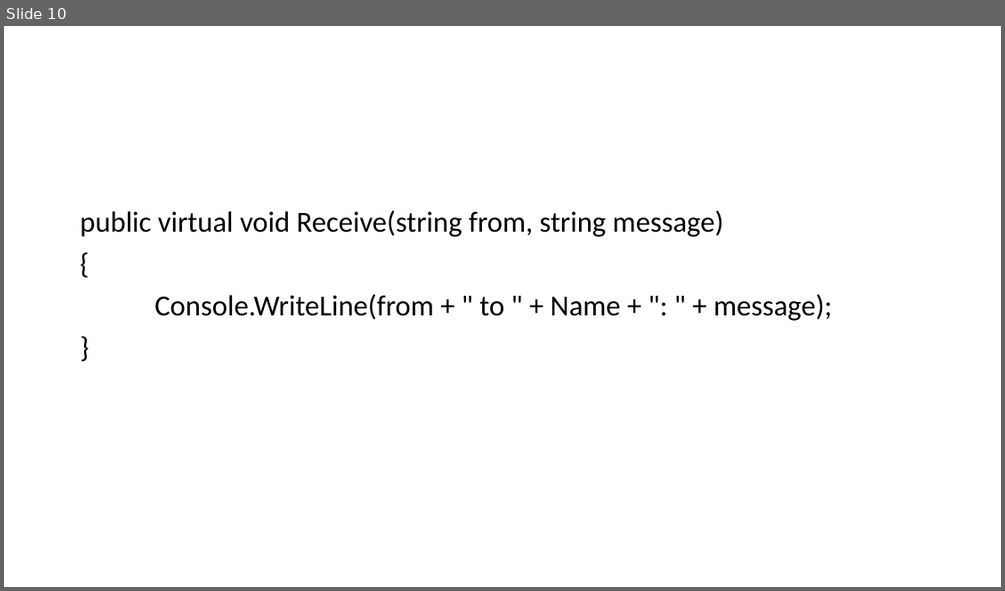
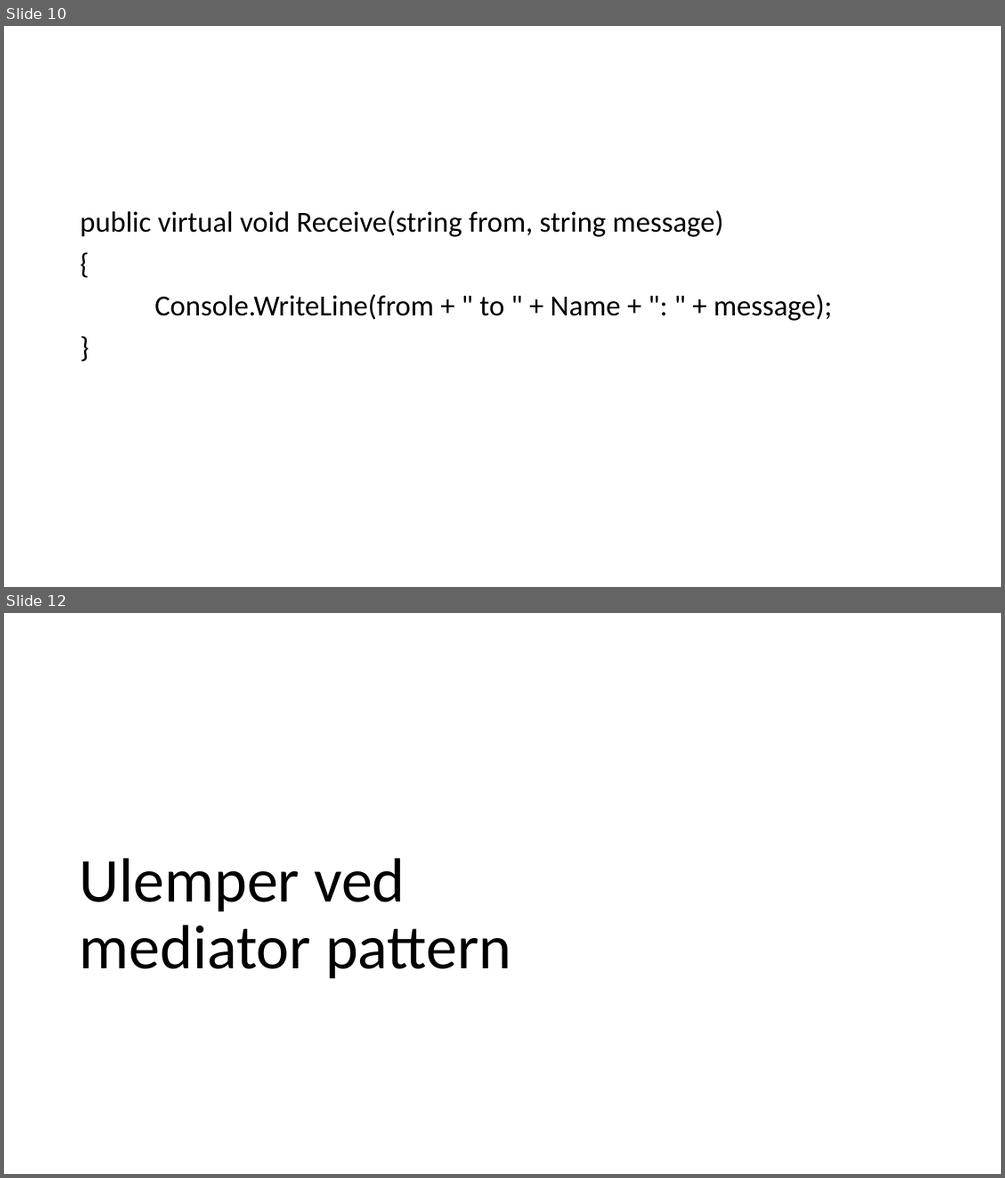
Before and after one commit to BjornNorgaard/I4SWD, a slide deck: MediatorPattern/Presentation/Mediator Pattern.pptx. Shown one above the other, each under a label of ours: slide 10 before the commit, slides 10 and 12 after it; the slides between them are not shown. The pictures are 1005x591 and 1005x1178 pixels, drawn with LibreOffice and Linux fonts; fonts in the diff are those of the drawing. Boxes give left, top, right and bottom in pixels: in the first picture for what was removed or moved away, otherwise in the second. Text is boxed around its words. In the diff, an @@ line names an element or a change of style, - is before the commit and + after.

```diff
--- a/MediatorPattern/Presentation/Mediator Pattern.pptx
+++ b/MediatorPattern/Presentation/Mediator Pattern.pptx
@@ slide 12 added at bbox=[4, 613, 1001, 1174], background #FFFFFF @@
@@ title added at bbox=[80, 858, 511, 979], 60 pt, text #000000 @@
+Ulemper ved
+mediator pattern
```
Also in this commit, not shown: 2 other slides added.
